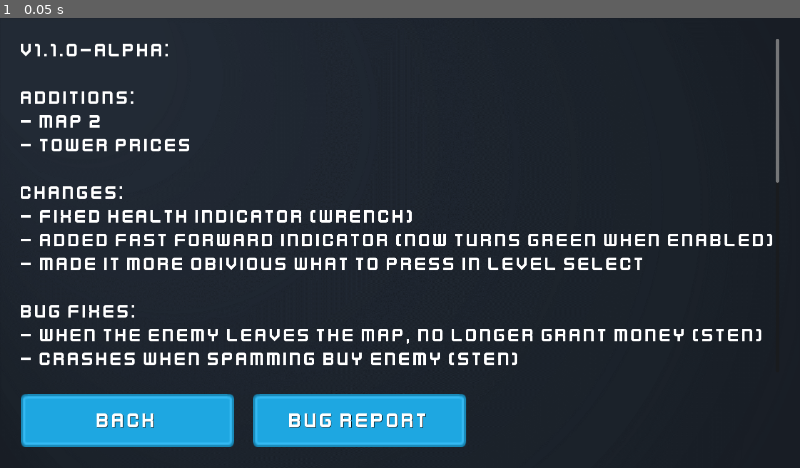
Above: before the commit, frame 1.
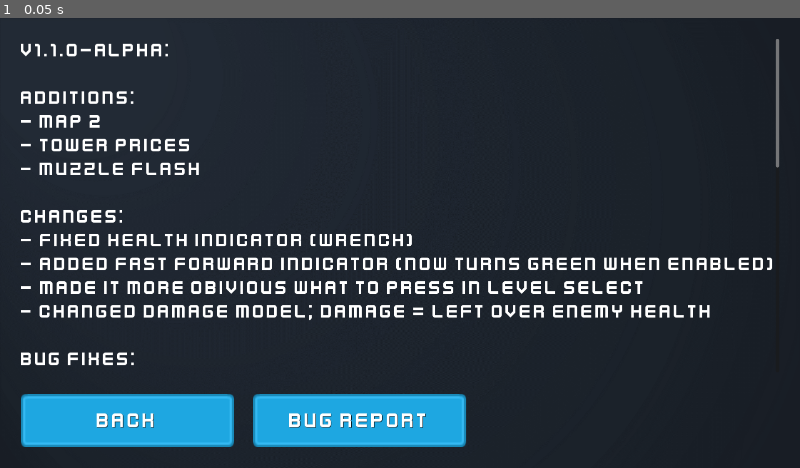
Above: after the commit, the same moment.

Repository: Sondervick/PWS-TowerDefense-Game
Game: Godot game, scene res://Scenes/UIScenes/Changelog.tscn
Same seed, same stepped clock (60 frames per second), same inputs: the game is played once before the commit and once after it. This scene is started directly instead of the project's main scene.
Inputs:
- Up to frame 1 (0.05 s): no input

The runs differ from the first frame. In frame 1, 8.4% of the frame differs, in the area x 2-98%, y 32-78%.

Commit message:
:sparkles: :bricks: V1.1.0 ALPHA release
:sparkles: added muzzle flash
:bricks: changed: damage model

Diff:
--- a/Scenes/Enemies/Enemies.gd
+++ b/Scenes/Enemies/Enemies.gd
@@ -22,7 +22,8 @@
 
 	health = int(GameData.enemy_data[enemy_type]["health"])
 	speed = int(GameData.enemy_data[enemy_type]["speed"])
-	damage = int(GameData.enemy_data[enemy_type]["damage"])
+	#We've decided to remove this line due to another way of damaging an enemy
+	#damage = int(GameData.enemy_data[enemy_type]["damage"])
 	money_earned = int(GameData.enemy_data[enemy_type]["money_earned"])
 
 	#Setting the max value of the healthbar
@@ -38,6 +39,8 @@
 func _physics_process(delta):
 	#If the tank is at the end of the path
 	if progress_ratio == 1.0:
+		#setting the damage the enemy does to the current health of the enemy
+		damage = health
 		#Send out the signal named base damage
 		emit_signal("base_damage", damage)
 		GameData.enemies_in_wave -= 1
--- a/Scenes/GameScene.gd
+++ b/Scenes/GameScene.gd
@@ -160,6 +160,7 @@
 		#Set the location of this tower to the build location
 		new_tower.position = build_location
 		new_tower.type = build_type
+		new_tower.category = GameData.tower_data[build_type]["fire-catagory"]
 		new_tower.built = true;
 		#Add it as a child to the Towers node and give it a readable name.
 		map_node.get_node("Towers").add_child(new_tower, true)
--- a/Scenes/Towers/Turrets.gd
+++ b/Scenes/Towers/Turrets.gd
@@ -5,6 +5,7 @@
 var built = false
 var enemy
 var fire_ready = true
+var category
 
 func _ready():
 	if built:
@@ -70,6 +71,11 @@
 	#Setting the fire_ready variable to false so that it does not fire when the _physics_process runs again
 	fire_ready = false
 
+	if category == "Bullet":
+		fire_gun()
+	elif category == "Missile":
+		fire_missile()
+
 	if enemy != null:
 		#Get the amount of damage we need to do to the enemy
 		enemy.on_hit(GameData.tower_data[type]["damage"])
@@ -78,6 +84,13 @@
 	await(get_tree().create_timer(GameData.tower_data[type]["fire_rate"], false).timeout)
 	fire_ready = true
 
+func fire_gun():
+	#Get the animation player and play the "Fire" animation
+	get_node("AnimationPlayer").play("Fire")
+
+func fire_missile():
+	pass
+
 func _on_range_body_entered(body):
 	#Add the enemy parent from the array
 	enemy_array.append(body.get_parent())
--- a/Scenes/Towers/gun_tier_1.tscn
+++ b/Scenes/Towers/gun_tier_1.tscn
@@ -1,10 +1,57 @@
-[gd_scene load_steps=5 format=3 uid="uid://drqt5vmat5t71"]
+[gd_scene load_steps=8 format=3 uid="uid://drqt5vmat5t71"]
 
 [ext_resource type="Script" path="res://Scenes/Towers/gun_tier_1.gd" id="1_u581d"]
 [ext_resource type="Texture2D" uid="uid://g2te8uh72rr4" path="res://Assets/Towers/towerDefense_tile181.png" id="2_e1pvt"]
 [ext_resource type="Texture2D" uid="uid://c3157da4uwt4m" path="res://Assets/Towers/towerDefense_tile249.png" id="3_sygei"]
+[ext_resource type="Texture2D" uid="uid://lgaovtblnde3" path="res://Assets/Effects/towerDefense_tile297.png" id="4_le5g1"]
 
 [sub_resource type="CircleShape2D" id="CircleShape2D_4xy2c"]
+
+[sub_resource type="Animation" id="Animation_suig6"]
+resource_name = "Fire"
+length = 0.05
+step = 0.05
+tracks/0/type = "value"
+tracks/0/imported = false
+tracks/0/enabled = true
+tracks/0/path = NodePath("Turret/Muzzle/MuzzleFlash:visible")
+tracks/0/interp = 1
+tracks/0/loop_wrap = true
+tracks/0/keys = {
+"times": PackedFloat32Array(0, 0.05),
+"transitions": PackedFloat32Array(1, 1),
+"update": 1,
+"values": [true, false]
+}
+tracks/1/type = "value"
+tracks/1/imported = false
+tracks/1/enabled = true
+tracks/1/path = NodePath("Turret/Muzzle/MuzzleFlash:scale")
+tracks/1/interp = 1
+tracks/1/loop_wrap = true
+tracks/1/keys = {
+"times": PackedFloat32Array(0, 0.05),
+"transitions": PackedFloat32Array(1, 1),
+"update": 0,
+"values": [Vector2(0.7, 0.7), Vector2(0.2, 0.2)]
+}
+tracks/2/type = "value"
+tracks/2/imported = false
+tracks/2/enabled = true
+tracks/2/path = NodePath("Turret/Muzzle/MuzzleFlash:position")
+tracks/2/interp = 1
+tracks/2/loop_wrap = true
+tracks/2/keys = {
+"times": PackedFloat32Array(0, 0.05),
+"transitions": PackedFloat32Array(1, 1),
+"update": 0,
+"values": [Vector2(10, 0), Vector2(2, 0)]
+}
+
+[sub_resource type="AnimationLibrary" id="AnimationLibrary_06m6i"]
+_data = {
+"Fire": SubResource("Animation_suig6")
+}
 
 [node name="GunTier1" type="Node2D"]
 script = ExtResource("1_u581d")
@@ -19,10 +66,22 @@
 [node name="Muzzle" type="Marker2D" parent="Turret"]
 position = Vector2(44, 0)
 
+[node name="MuzzleFlash" type="Sprite2D" parent="Turret/Muzzle"]
+visible = false
+position = Vector2(10, 0)
+rotation = 1.5708
+scale = Vector2(0.7, 0.7)
+texture = ExtResource("4_le5g1")
+
 [node name="Range" type="Area2D" parent="."]
 
 [node name="CollisionShape2D" type="CollisionShape2D" parent="Range"]
 shape = SubResource("CircleShape2D_4xy2c")
 
+[node name="AnimationPlayer" type="AnimationPlayer" parent="."]
+libraries = {
+"": SubResource("AnimationLibrary_06m6i")
+}
+
 [connection signal="body_entered" from="Range" to="." method="_on_range_body_entered"]
 [connection signal="body_exited" from="Range" to="." method="_on_range_body_exited"]
--- a/Scenes/UIScenes/Changelog.tscn
+++ b/Scenes/UIScenes/Changelog.tscn
@@ -107,16 +107,20 @@
 Additions:
 - Map 2
 - Tower prices
+- Muzzle flash
 
 Changes:
 - Fixed health indicator (Wrench)
 - Added fast forward indicator (now turns green when enabled)
 - Made it more obivious what to press in level select
+- Changed damage model; damage = left over enemy health
 
 BUG FIXES:
 - When the enemy leaves the map, no longer grant money (Sten)
 - Crashes when spamming buy enemy (sten)
 - Tower cooldown is also paused when game is paused (sten)
+
+
 
 
 
--- a/Singleton/GameData.gd
+++ b/Singleton/GameData.gd
@@ -11,19 +11,22 @@
 		"range": 750,
 		"damage": 20,
 		"fire_rate": 1.5,
-		"costs": 75
+		"costs": 75,
+		"fire-catagory": "Bullet"
 	},
 	"gun_tier_2": {
 		"range": 1000,
 		"damage": 45,
 		"fire_rate": 1,
-		"costs": 150
+		"costs": 150,
+		"fire-catagory": "Bullet"
 	},
 	"missile_tier_1": {
 		"range": 500,
 		"damage": 90,
 		"fire_rate": 3,
-		"costs": 100
+		"costs": 100,
+		"fire-catagory": "Missle"
 	}
 }
 
Binary file added: Assets/Effects/towerDefense_tile297.png
Not shown, added: Assets/Effects/towerDefense_tile297.png.import
Not shown, changed: export_presets.cfg
